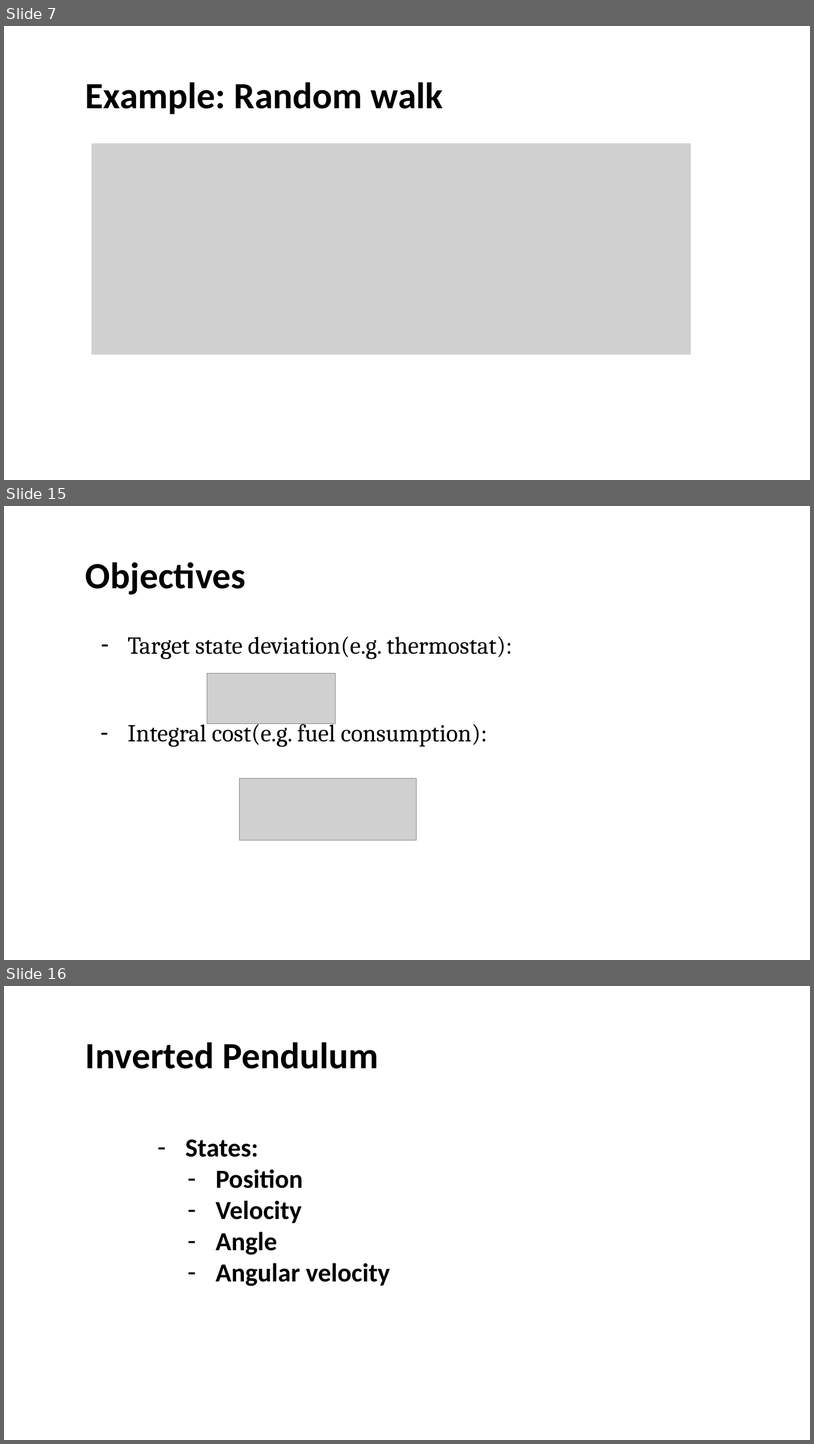
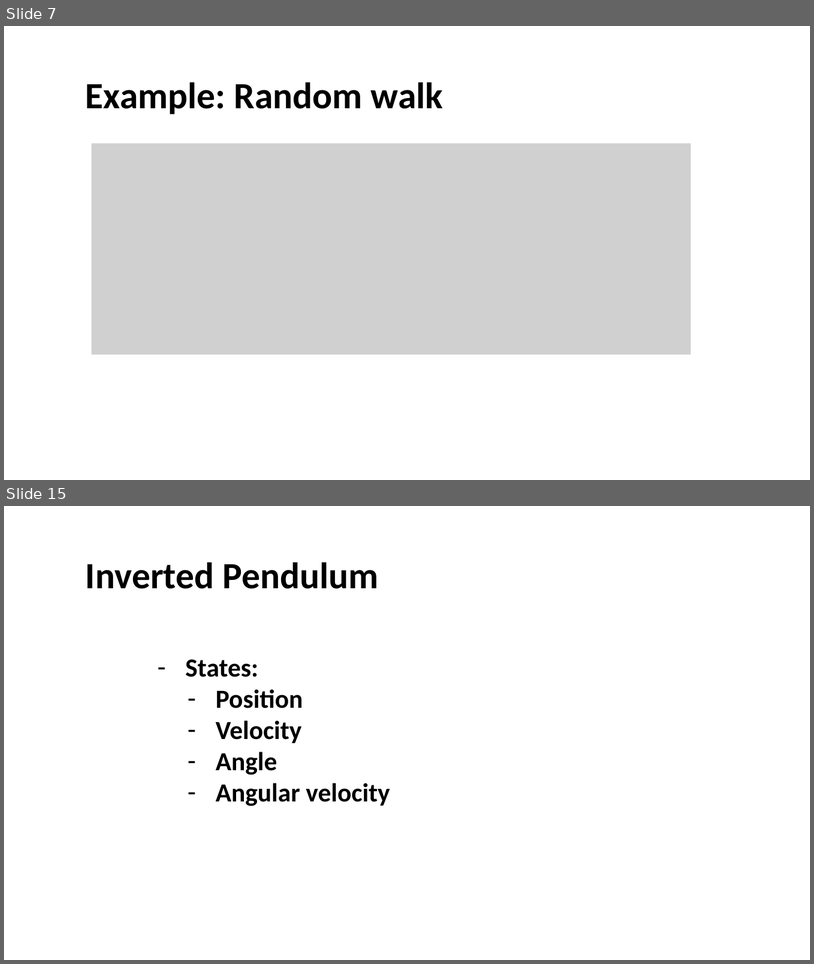
Before and after one commit to UOMDSS/workshops-2022-2023, a slide deck: semester-1/Week-4-Kalman-Filtering-Inverted-Pendulum/state space models and filtering.pptx. Shown one above the other, each under a label of ours: slides 7, 15 and 16 before the commit, slides 7 and 15 after it; the slides between them are not shown. The pictures are 814x1444 and 814x964 pixels, drawn with LibreOffice and Linux fonts; fonts in the diff are those of the drawing; grey boxes stand for pictures; background and template pictures are left out. Boxes give left, top, right and bottom in pixels: in the first picture for what was removed or moved away, otherwise in the second. Text is boxed around its words. In the diff, an @@ line names an element or a change of style, - is before the commit and + after.

```diff
--- a/semester-1/Week-4-Kalman-Filtering-Inverted-Pendulum/state space models and filtering.pptx
+++ b/semester-1/Week-4-Kalman-Filtering-Inverted-Pendulum/state space models and filtering.pptx
@@ slide 15 removed at [4,506,810,960], background #FFFFFF @@
@@ title removed at [86,562,246,595] @@
-Objectives
@@ text removed at [128,636,513,747] @@
-– Target state deviation(e.g. thermostat):
-– Integral cost(e.g. fuel consumption):
@@ picture removed at [207,673,336,723] @@
@@ picture removed at [240,778,417,840] @@
@@ what was slide 16 is now slide 15 @@
```
Also in this commit, not shown: 9 slides changed, 1 slide added, 2 other slides removed, 1 other file.
